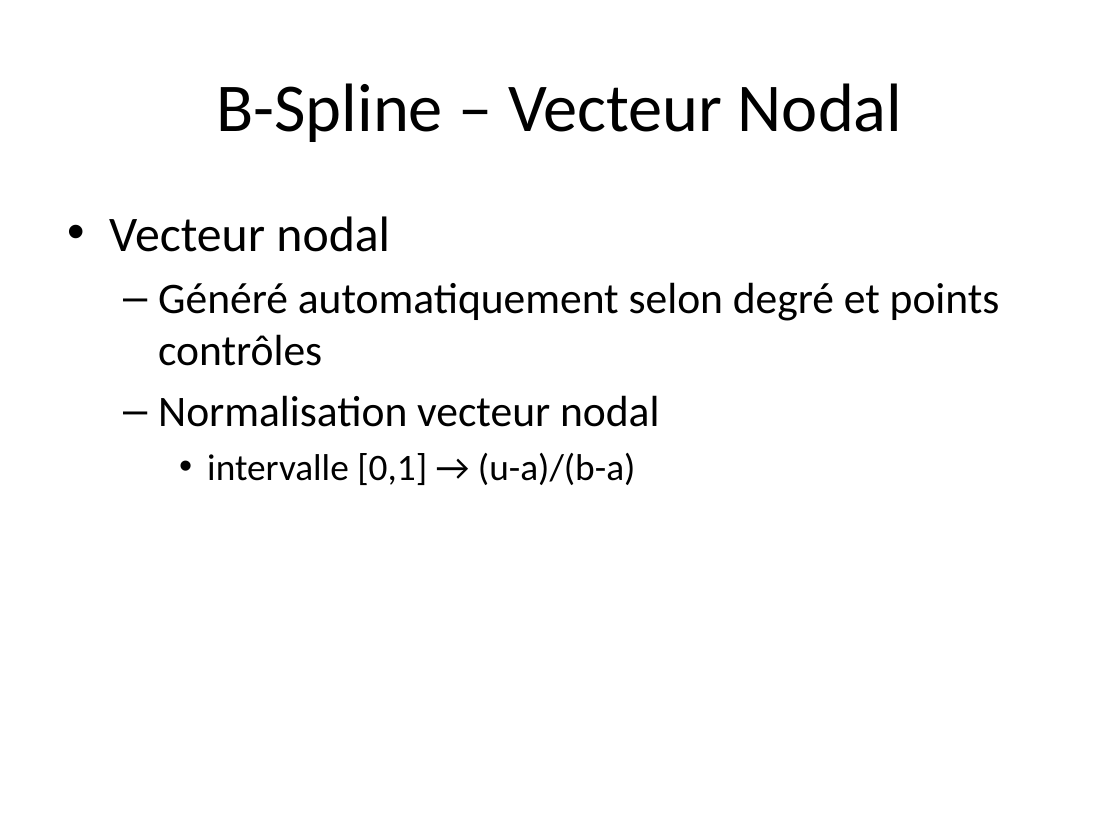
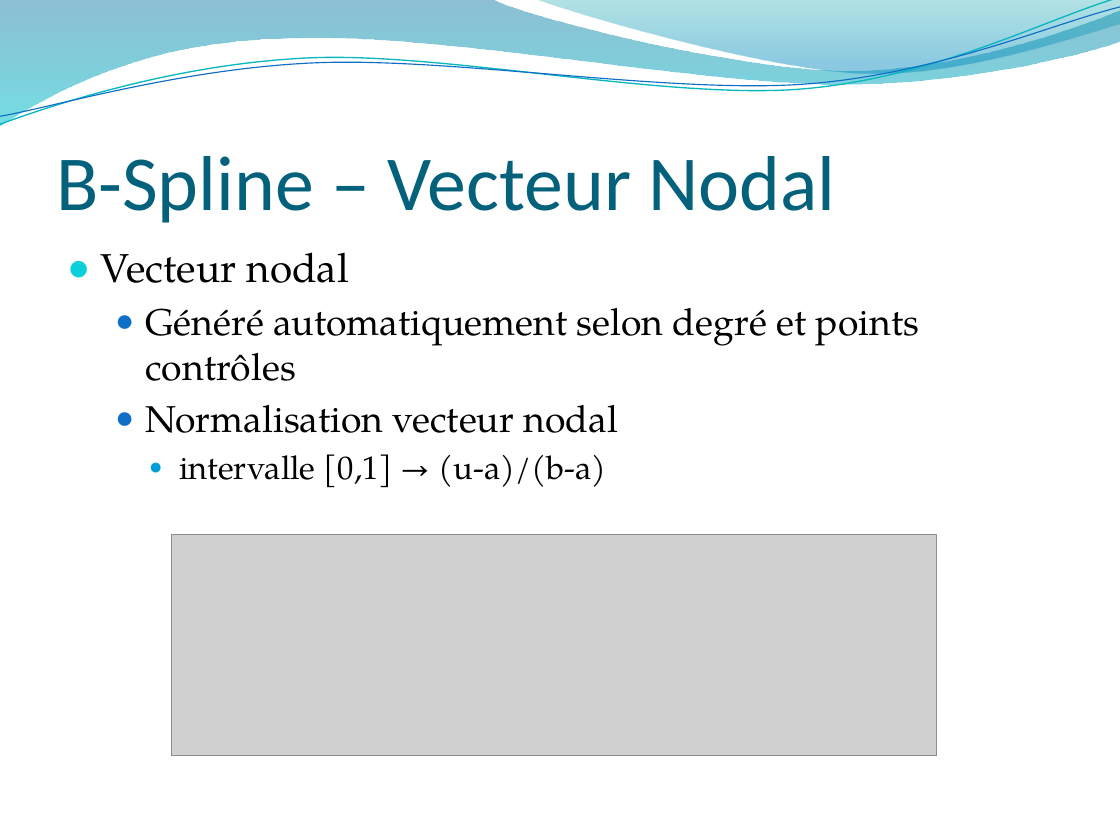
Before and after one commit to 3a-arthurkevin/Math-Modelisation-2D-3D, a slide deck: slide 4 of ProjetMathMod2D3D/PrésentationPartielMath.pptx. Drawn at 1120x840 pixels with LibreOffice and Linux fonts; fonts in the diff are those of the drawing; grey boxes stand for pictures; background and template pictures are left out. Boxes give left, top, right and bottom in pixels: in the first picture for what was removed or moved away, otherwise in the second. Text is boxed around its words. In the diff, an @@ line names an element or a change of style, - is before the commit and + after.

Commit message:
Update PPT
Complétion du PPT présentation
Ajout image
Enjolivement

> Manque plus que des screenshots de l'app

```diff
--- a/ProjetMathMod2D3D/PrésentationPartielMath.pptx
+++ b/ProjetMathMod2D3D/PrésentationPartielMath.pptx
@@ freeform shape added at <box>0,0,1120,127</box>, fill gradient #0074A1 to #00C6CF @@
@@ freeform shape added at <box>0,0,1120,131</box>, outline #0AB8BF 0.85 pt @@
@@ freeform shape added at <box>0,7,1120,125</box>, outline #0F6FC6 0.75 pt @@
@@ freeform shape added at <box>536,0,1120,77</box>, fill gradient #00A1A9 to #008BBF @@
@@ title "B-Spline – Vecteur Nodal": place and size @@
-title "B-Spline – Vecteur Nodal" at <box>216,83,903,142</box>
+title "B-Spline – Vecteur Nodal" at <box>56,156,836,223</box>
@@ title "B-Spline – Vecteur Nodal" at <box>56,156,836,223</box>: size 44 to 50 pt, text colour #000000 to #04617B; alignment centre to left; vertical alignment middle to bottom @@
@@ text "Vecteur nodal": place and size @@
-text "Vecteur nodal" at <box>109,216,1000,485</box>
+text "Vecteur nodal" at <box>101,252,919,488</box>
@@ text "Vecteur nodal" at <box>101,252,919,488</box>: size 32 to 26 pt in "Vecteur nodal"; font Calibri to TeX Gyre Pagella; size 28 to 24 pt in "Généré automatiquement selon degré et points contrôles", "Normalisation vecteur nodal"; size 24 to 21 pt in "intervalle [0,1] → (u-a)/(b-a)"; bullet • to ●; less space between paragraphs; bullet – to ● @@
@@ picture added at <box>172,534,937,755</box> @@
```
Also in this commit, not shown: 4 other slides changed, 7 slides added, 1 slide removed, 5 other files.
